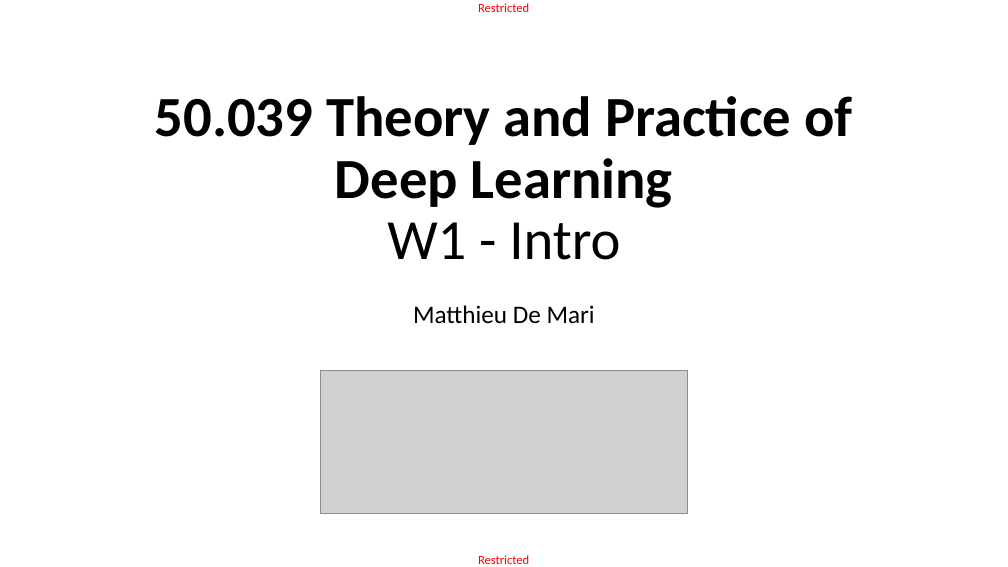
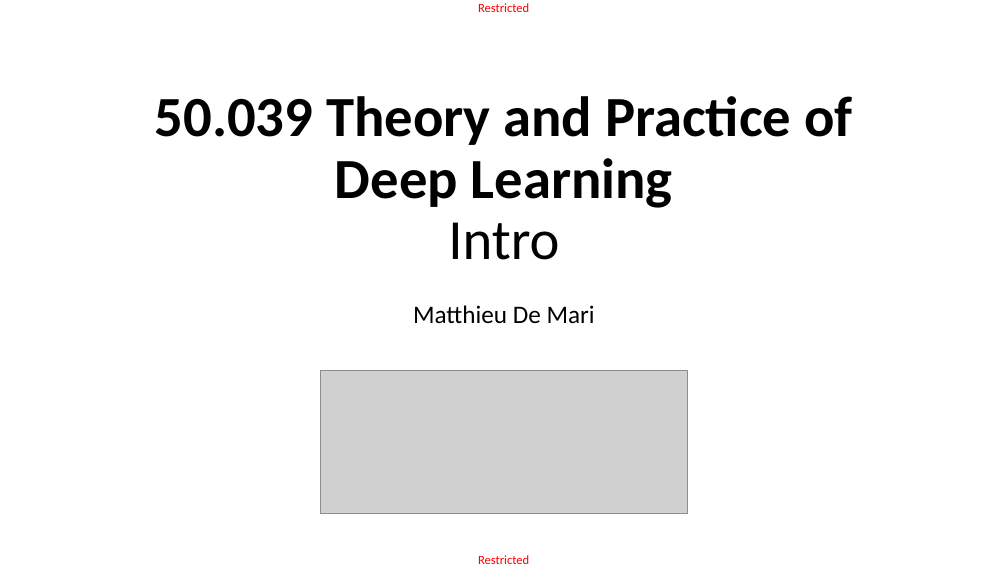
Before and after one commit to matthieudemari/SUTD_DL_50_039, a slide deck: slide 1 of Extras/Intro.pptx. Drawn at 1008x567 pixels with LibreOffice and Linux fonts; fonts in the diff are those of the drawing; grey boxes stand for pictures. Boxes give left, top, right and bottom in pixels: in the first picture for what was removed or moved away, otherwise in the second. Text is boxed around its words. In the diff, an @@ line names an element or a change of style, - is before the commit and + after.

Commit message:
Cloning onto new PC.

```diff
--- a/Extras/Intro.pptx
+++ b/Extras/Intro.pptx
@@ title at (155,96,852,260): text changed @@
-50.039 Theory and Practice of
-Deep Learning
-W1 - Intro
+50.039 Theory and Practice of
+Deep Learning
+Intro
```
